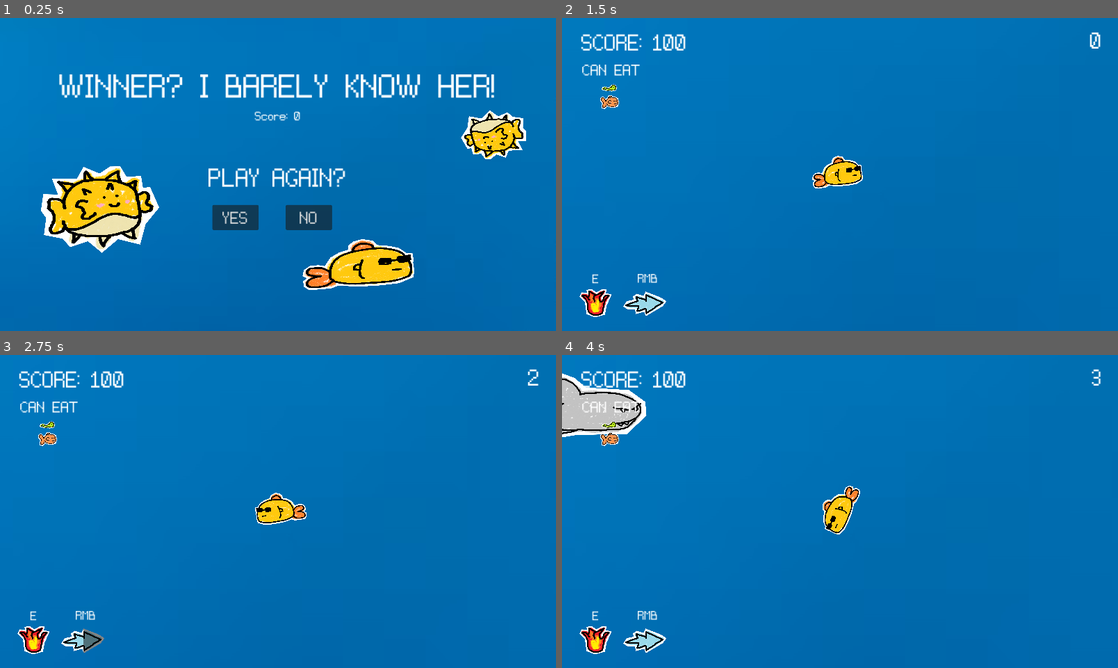
Above: before the commit, frames 1-4 (two rows, left to right).
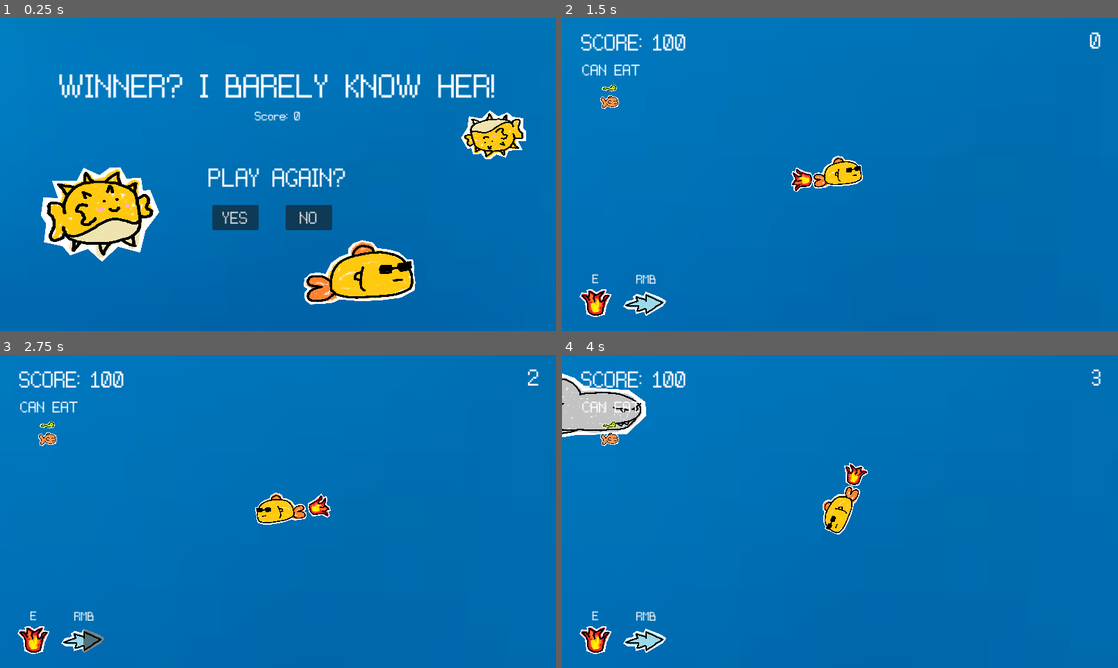
Above: after the commit, the same moments.

Repository: bryanjhdang/gmtk2024
Game: Godot game, scene res://scenes/winner.tscn
The game is run twice, just before and just after one commit, with the same random seed, the same clock (stepped at 60 frames per second) and the same inputs. This scene is started directly instead of the project's main scene.
Inputs (mouse positions are in pixels of both pictures, inside the frame that each line leads up to):
- Up to frame 1 (0.25 s): no input
- Up to frame 2 (1.5 s): click "YES" at 0.5 s; tap Enter at 1.25 s; move the mouse to (962, 158) at 1.27 s; hold E (frenzy) from 1.28 s (still down); right-click (962, 158) at 1.35 s
- Up to frame 3 (2.75 s): move the mouse to (166, 527) at 2.02 s; release E (frenzy) at 2.03 s; tap E (frenzy) at 2.1 s; right-click (166, 527) at 2.3 s
- Up to frame 4 (4 s): move the mouse to (895, 442) at 2.77 s; hold E (frenzy) 2.78-3.53 s; tap W (chomp) at 2.85 s; move the mouse to (812, 574) at 3.52 s; right-click (812, 574) at 3.6 s

The runs differ from the first frame. In frame 1, 4.9% of the frame differs, in the area x 7-75%, y 47-92%; in frame 2, 0.3%; in frame 3, 0.3%; in frame 4, 0.3%.

Commit message:
add frenzy visual

Diff:
--- a/characters/fish/goldfish.tscn
+++ b/characters/fish/goldfish.tscn
@@ -14,7 +14,7 @@
 scale = Vector2(0.2, 0.2)
 texture = ExtResource("1_pb5ck")
 script = ExtResource("2_f8c8a")
-value = 5.0
+value = 10.0
 is_scared = true
 fish_detected_speed = 2.0
 
--- /dev/null
+++ b/characters/player/frenzy_fire.gd
@@ -0,0 +1,24 @@
+extends Sprite2D
+
+var shake_intensity = 50.0
+var original_position = Vector2()
+var can_shake: bool = true
+
+# Called when the node enters the scene tree for the first time.
+func _ready() -> void:
+	original_position = position
+
+
+# Called every frame. 'delta' is the elapsed time since the previous frame.
+func _process(delta: float) -> void:
+	if can_shake:
+		can_shake = false
+		_shake()
+
+func _shake() -> void:
+	position = original_position + Vector2(
+		randf_range(-shake_intensity, shake_intensity),
+		randf_range(-shake_intensity, shake_intensity)
+	)
+	await get_tree().create_timer(0.2).timeout
+	can_shake = true
--- a/characters/player/player.tscn
+++ b/characters/player/player.tscn
@@ -1,7 +1,9 @@
-[gd_scene load_steps=5 format=3 uid="uid://dobfx4bhn6edj"]
+[gd_scene load_steps=7 format=3 uid="uid://dobfx4bhn6edj"]
 
 [ext_resource type="Script" path="res://scripts/player.gd" id="1_8td2n"]
 [ext_resource type="Texture2D" uid="uid://bkfj8act1q80l" path="res://assets/main_cutout.png" id="2_s6wvc"]
+[ext_resource type="Texture2D" uid="uid://2e78iq4dxh5m" path="res://assets/frenzy_cutout.png" id="3_7lfde"]
+[ext_resource type="Script" path="res://characters/player/frenzy_fire.gd" id="4_dciv7"]
 
 [sub_resource type="GDScript" id="GDScript_vehc7"]
 script/source = "extends Sprite2D
@@ -29,6 +31,13 @@
 texture = ExtResource("2_s6wvc")
 script = SubResource("GDScript_vehc7")
 
+[node name="FrenzyFire" type="Sprite2D" parent="Sprite2D"]
+position = Vector2(-1060, 10)
+rotation = -1.40499
+scale = Vector2(1, 1)
+texture = ExtResource("3_7lfde")
+script = ExtResource("4_dciv7")
+
 [node name="CollisionShape2D" type="CollisionShape2D" parent="."]
 rotation = 1.5708
 shape = SubResource("CapsuleShape2D_t2y4k")
--- /dev/null
+++ b/music/SfxPlayer.tscn
@@ -0,0 +1,23 @@
+[gd_scene load_steps=6 format=3 uid="uid://dhx8aocfuj2xs"]
+
+[ext_resource type="Script" path="res://music/sfx_player.gd" id="1_b2yom"]
+[ext_resource type="AudioStream" uid="uid://c42u61kidh7wi" path="res://assets/pop.ogg" id="1_yk1ms"]
+[ext_resource type="AudioStream" uid="uid://betrln1vwpw6r" path="res://assets/frenzy_sfx.wav" id="2_podkx"]
+[ext_resource type="AudioStream" uid="uid://duwgl2m0g8bjw" path="res://assets/dash_sfx.wav" id="3_jlv27"]
+[ext_resource type="AudioStream" uid="uid://bto5i022gr5xg" path="res://assets/unlock_fish.ogg" id="5_8v84g"]
+
+[node name="SfxPlayer" type="Node2D"]
+script = ExtResource("1_b2yom")
+
+[node name="FrenzySfx" type="AudioStreamPlayer" parent="."]
+stream = ExtResource("2_podkx")
+
+[node name="DashSfx" type="AudioStreamPlayer" parent="."]
+stream = ExtResource("3_jlv27")
+
+[node name="Pop" type="AudioStreamPlayer" parent="."]
+stream = ExtResource("1_yk1ms")
+volume_db = 10.0
+
+[node name="UnlockFish" type="AudioStreamPlayer" parent="."]
+stream = ExtResource("5_8v84g")
--- a/music/audio_player.gd
+++ b/music/audio_player.gd
@@ -1,5 +1,4 @@
 extends AudioStreamPlayer
-
 
 func _play_music(volume = 0.0):
 	if stream:
--- /dev/null
+++ b/music/sfx_player.gd
@@ -0,0 +1,18 @@
+extends Node2D
+
+@onready var eat_sfx = $Pop
+@onready var frenzy_sfx = $FrenzySfx
+@onready var dash_sfx = $DashSfx
+@onready var unlock_sfx = $UnlockFish
+
+func play_eat():
+	eat_sfx.play()
+
+func play_frenzy():
+	frenzy_sfx.play()
+
+func play_dash():
+	dash_sfx.play()
+
+func play_unlock():
+	unlock_sfx.play()
--- a/project.godot
+++ b/project.godot
@@ -19,6 +19,7 @@
 
 Global="*res://scripts/Global.gd"
 AudioPlayer="*res://music/audio_player.tscn"
+SfxPlayer="*res://music/SfxPlayer.tscn"
 
 [display]
 
--- a/scenes/hud.tscn
+++ b/scenes/hud.tscn
@@ -71,10 +71,10 @@
 wait_time = 2.0
 
 [node name="Label" type="Label" parent="DashIcon"]
-offset_left = 31.0
-offset_top = -31.0
-offset_right = 72.0
-offset_bottom = 1.0
+offset_left = 28.4143
+offset_top = -28.8811
+offset_right = 69.4143
+offset_bottom = 3.1189
 theme_override_fonts/font = ExtResource("2_afe6v")
 theme_override_font_sizes/font_size = 24
 text = "RMB"
--- a/scenes/winner.tscn
+++ b/scenes/winner.tscn
@@ -88,14 +88,14 @@
 texture = ExtResource("4_gypat")
 
 [node name="Sprite2D2" type="Sprite2D" parent="."]
-position = Vector2(198, 396)
-scale = Vector2(0.226626, 0.164653)
+position = Vector2(198, 406)
+scale = Vector2(0.226626, 0.179759)
 texture = ExtResource("4_gypat")
 
 [node name="Sprite2D3" type="Sprite2D" parent="."]
-position = Vector2(755, 518)
+position = Vector2(756.681, 537.608)
 rotation = 3.05607
-scale = Vector2(-0.172538, -0.120371)
+scale = Vector2(-0.172538, -0.155265)
 texture = ExtResource("5_djssf")
 
 [connection signal="tree_entered" from="." to="." method="_on_tree_entered"]
--- a/scripts/fish.gd
+++ b/scripts/fish.gd
@@ -42,6 +42,7 @@
 func _on_fish_body_entered(body: Node2D) -> void:
 	if body.is_in_group("player"):
 		if game_manager.score > value:
+			SfxPlayer.play_eat()
 			game_manager.add_point(value)
 			queue_free()
 		else:
--- a/scripts/hud.gd
+++ b/scripts/hud.gd
@@ -15,6 +15,9 @@
 
 const pufferfish_value: float = 150.0
 const anglerfish_value: float = 300.0
+
+var pufferfish_unlocked: bool = false
+var anglerfish_unlocked: bool = false
 
 var time = 0
 
@@ -38,15 +41,18 @@
 
 func _process(delta):
 	frenzy_icon.pb.value = 100 - (frenzyTimer.time_left * 10)
-	print(frenzyTimer.time_left)
 	dash_icon.pb.value = 100 - (dashTimer.time_left * 100 / 2)
 	time += delta
 	$timerLabel.text = "%d" % time
 
-	if game_manager.score > 150:
+	if game_manager.score > 150 and pufferfish_unlocked == false:
+		pufferfish_unlocked = true
 		pufferfish.show()
-	if game_manager.score > 300:
+		SfxPlayer.play_unlock()
+	if game_manager.score > 300 and anglerfish_unlocked == false:
+		anglerfish_unlocked = true
 		anglerfish.show()
+		SfxPlayer.play_unlock()
 
 func _on_dash_timer_timeout():
 	player.can_dash = true
--- a/scripts/player.gd
+++ b/scripts/player.gd
@@ -2,6 +2,8 @@
 
 @onready var game_manager = %GameManager
 @onready var hud = %Hud
+
+@onready var frenzy_visual = $Sprite2D/FrenzyFire
 
 # Player
 const SPEED: float = 800.0
@@ -24,6 +26,9 @@
 const BOOST: float = 600.0
 var cast_frenzy: bool = true
 var frenzy_enabled: bool = false
+
+func _ready() -> void:
+	frenzy_visual.hide()
 
 
 # Character movement - the player follows the mouse when left click is held
@@ -116,6 +121,7 @@
 
 func _dash() -> void:
 	if can_dash:
+		SfxPlayer.play_dash()
 		can_dash = false
 		is_dashing = true
 		dash_direction = _get_mouse_direction()
@@ -141,7 +147,9 @@
 # If combo meter is full, it activates a temporary speed boost and invincibility from the fishes
 func _frenzy() -> void:
 	if cast_frenzy:
-		print("activate frenzy")
+		SfxPlayer.play_frenzy()
+		frenzy_visual.show()
+		#print("activate frenzy")
 		cast_frenzy = false
 		frenzy_enabled = true
 		set_collision_layer_value(1, false)
@@ -151,8 +159,9 @@
 func _end_frenzy() -> void:
 	frenzy_enabled = false
 	hud._frenzyCooldown()
+	frenzy_visual.hide()
 	set_collision_layer_value(1, true)
-	print("frenzy ended")
+	#print("frenzy ended")
 
 # DEBUG: kill yourself NOW.
 func _suicide() -> void:
Not shown, added: assets/dash_sfx.wav.import
Not shown, added: assets/frenzy_sfx.wav.import
Not shown, added: assets/pop.ogg.import
Not shown, added: assets/unlock_fish.ogg.import
Not shown, added: assets/dash_sfx.wav
Not shown, added: assets/frenzy_sfx.wav
Not shown, added: assets/pop.ogg
Not shown, added: assets/unlock_fish.ogg
